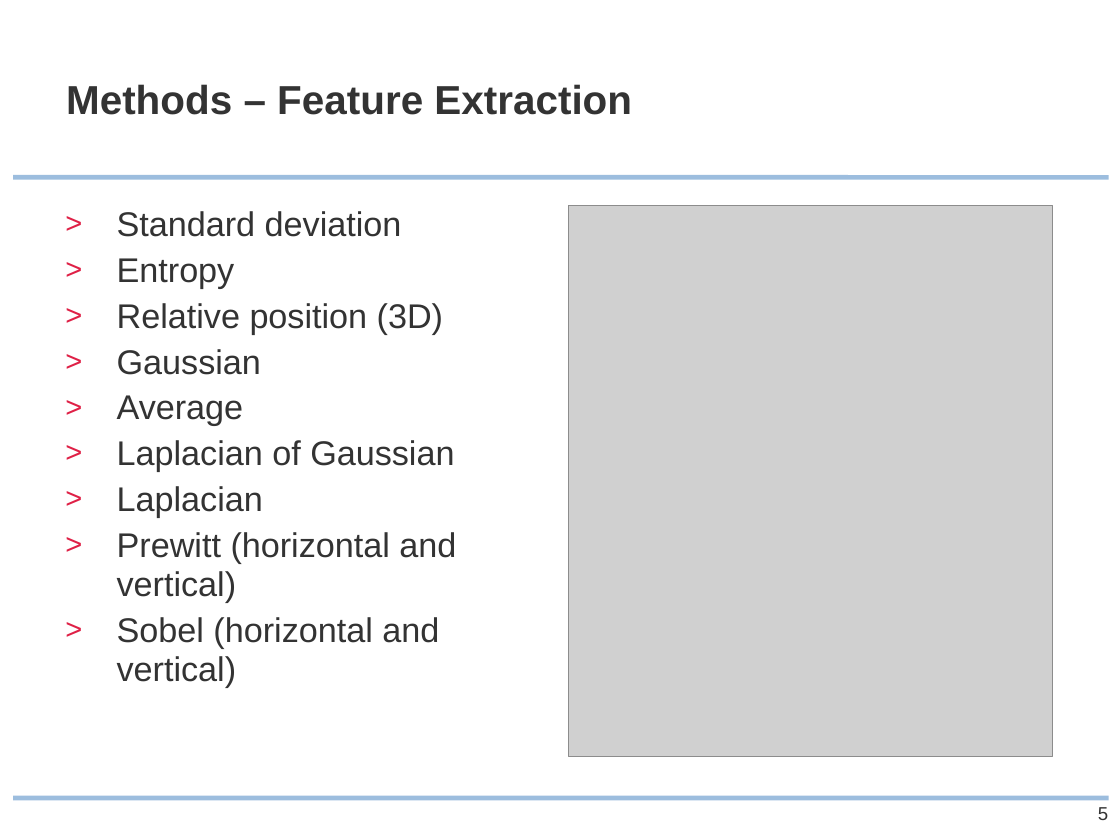
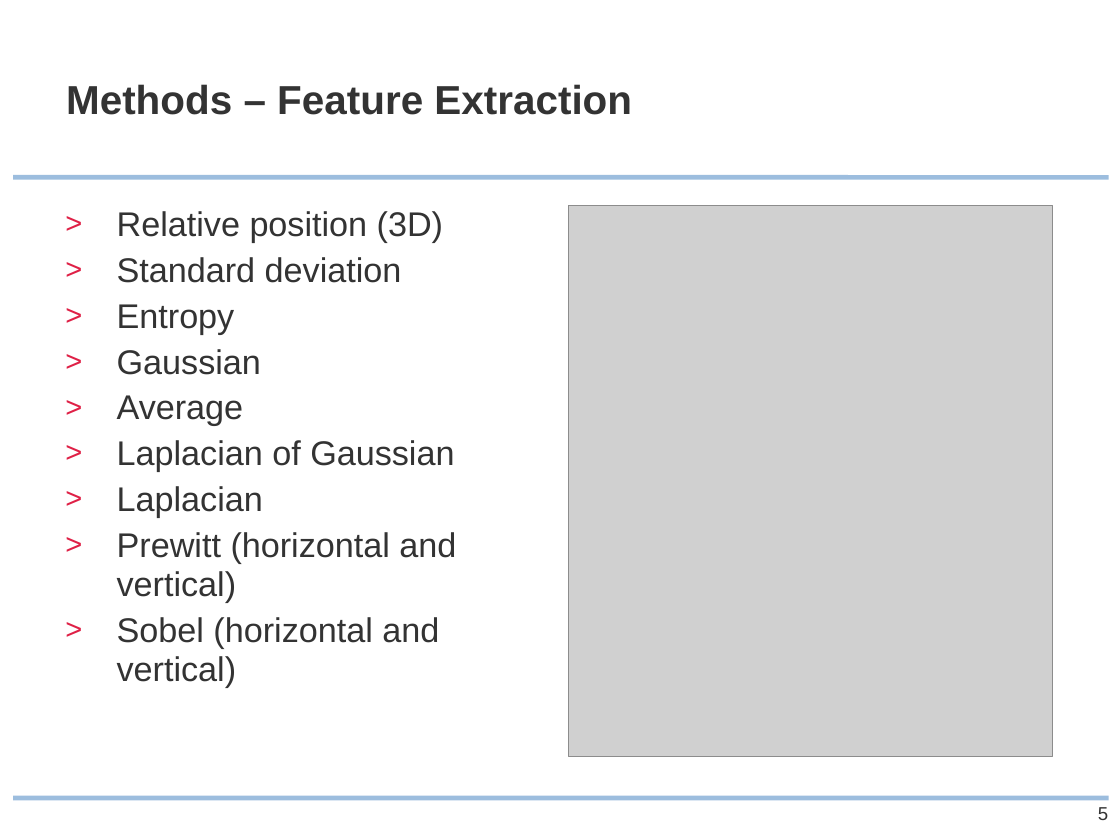
Before and after one commit to ipa/MIALab, a slide deck: slide 5 of doc/presentation/MIALab_slides.pptx. Drawn at 1120x840 pixels with LibreOffice and Linux fonts; fonts in the diff are those of the drawing; grey boxes stand for pictures; background and template pictures are left out. Boxes give left, top, right and bottom in pixels: in the first picture for what was removed or moved away, otherwise in the second. Text is boxed around its words. In the diff, an @@ line names an element or a change of style, - is before the commit and + after.

```diff
--- a/doc/presentation/MIALab_slides.pptx
+++ b/doc/presentation/MIALab_slides.pptx
@@ text at box(117, 211, 443, 243): paragraph added @@
+> Relative position (3D)
@@ text at box(117, 303, 443, 334): paragraph removed @@
-> Relative position (3D)
```
Also in this commit, not shown: 3 other slides changed, 1 other file.
